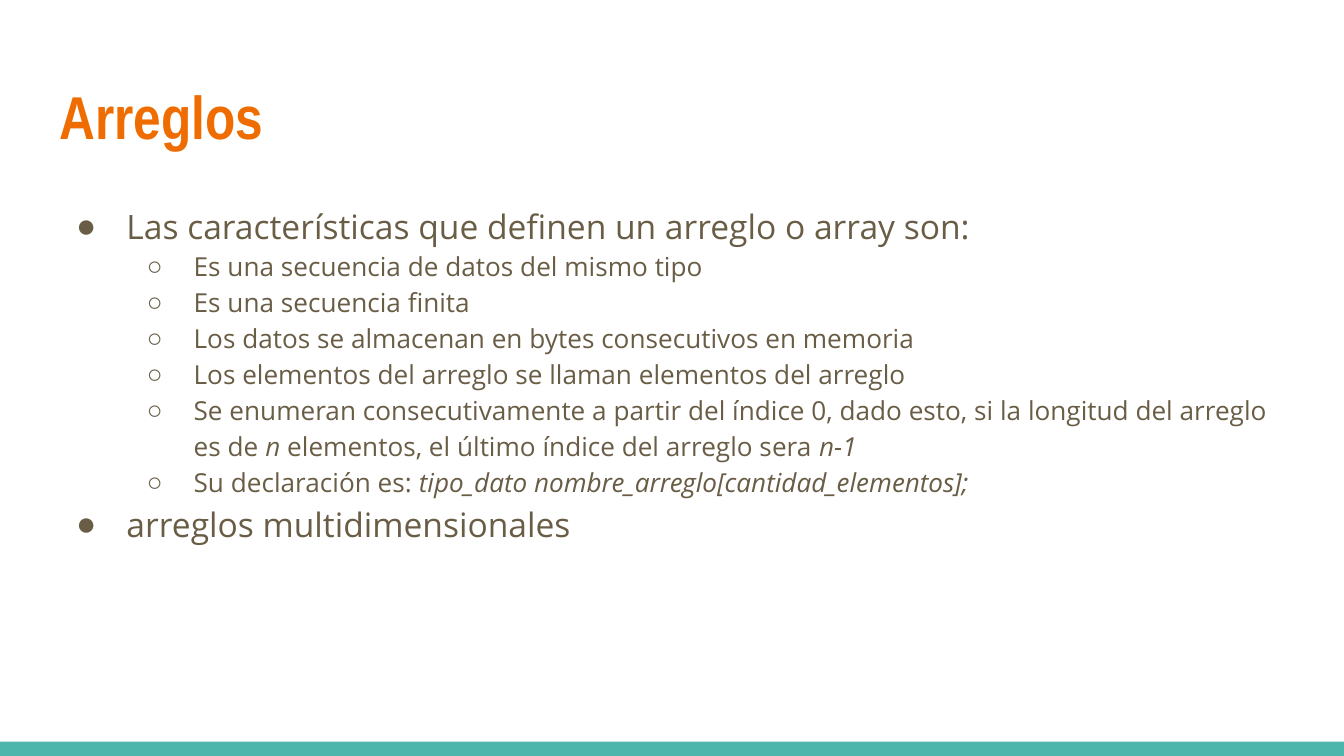
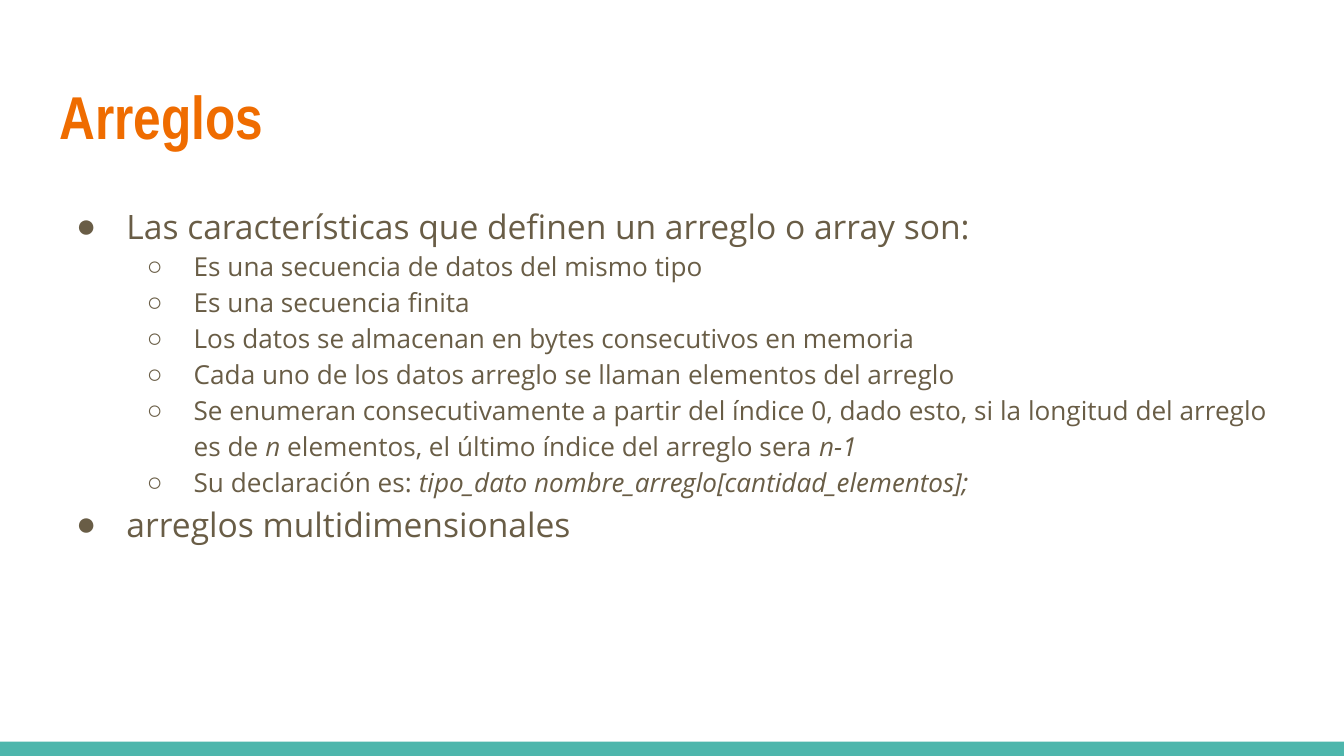
Before and after one commit to rayesro/BrunchyApp_POC, a slide deck: slide 56 of presentaciones/Programacion avanzada - 01 clase de repaso.pptx. Drawn at 1344x756 pixels with LibreOffice and Linux fonts; fonts in the diff are those of the drawing. Boxes give left, top, right and bottom in pixels: in the first picture for what was removed or moved away, otherwise in the second. Text is boxed around its words. In the diff, an @@ line names an element or a change of style, - is before the commit and + after.

```diff
--- a/presentaciones/Programacion avanzada - 01 clase de repaso.pptx
+++ b/presentaciones/Programacion avanzada - 01 clase de repaso.pptx
@@ text at bbox=[194, 364, 954, 391]: text changed @@
-  ○ Los elementos del arreglo se llaman elementos del arreglo
+  ○ Cada uno de los datos arreglo se llaman elementos del arreglo
```
Also in this commit, not shown: 4 other slides changed, 8 other files.
